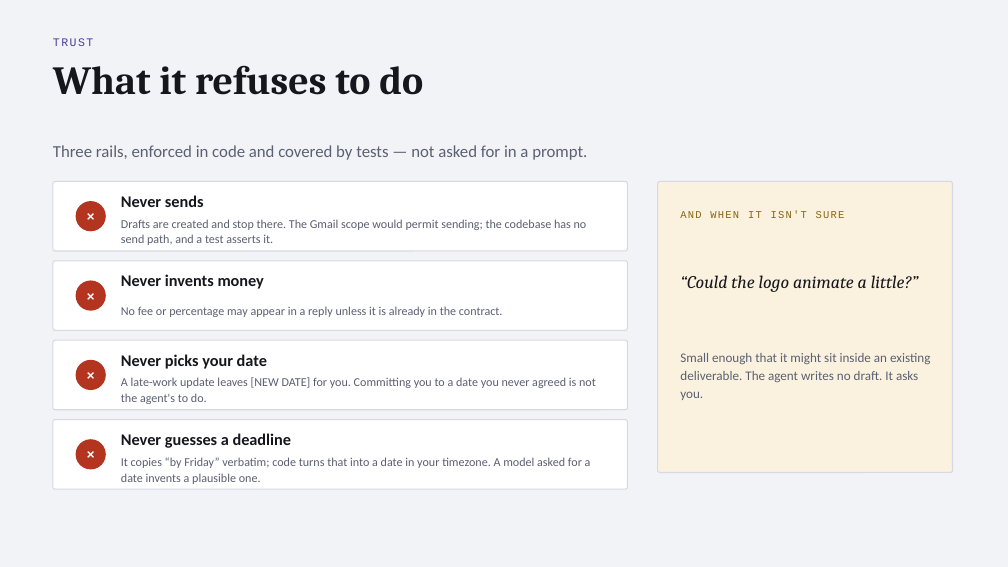
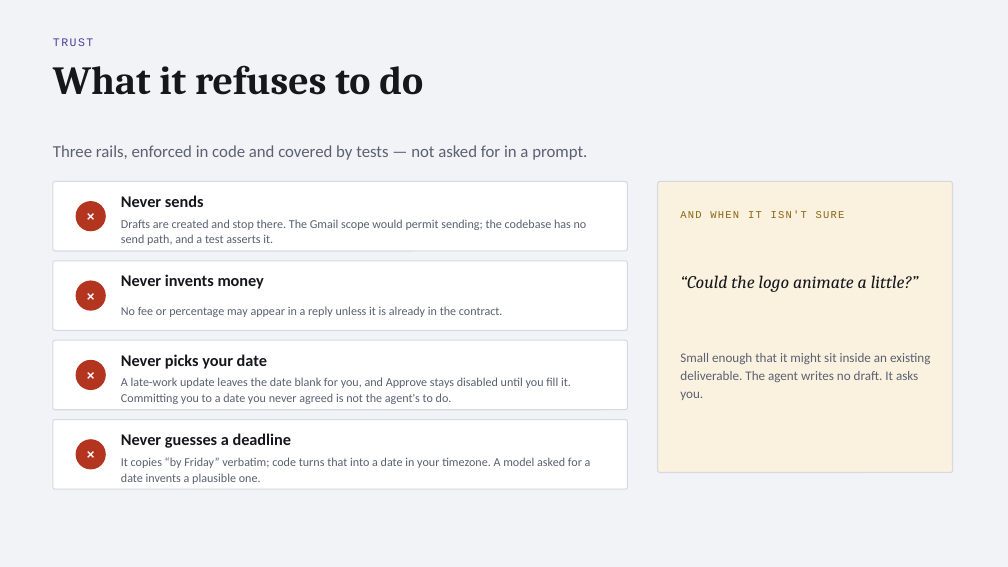
Before and after one commit to AMREESHAYS/chief-of-staff, a slide deck: slide 7 of deck/chief-of-staff.pptx. Drawn at 1008x567 pixels with LibreOffice and Linux fonts; fonts in the diff are those of the drawing. Boxes give left, top, right and bottom in pixels: in the first picture for what was removed or moved away, otherwise in the second. Text is boxed around its words. In the diff, an @@ line names an element or a change of style, - is before the commit and + after.

```diff
--- a/deck/chief-of-staff.pptx
+++ b/deck/chief-of-staff.pptx
@@ text at <box>121,377,571,404</box>: text changed @@
-A late-work update leaves [NEW DATE] for you. Committing you to a date you never agreed is not the agent's to do.
+A late-work update leaves the date blank for you, and Approve stays disabled until you fill it. Committing you to a date you never agreed is not the agent's to do.
```
Also in this commit, not shown: 3 other files.
